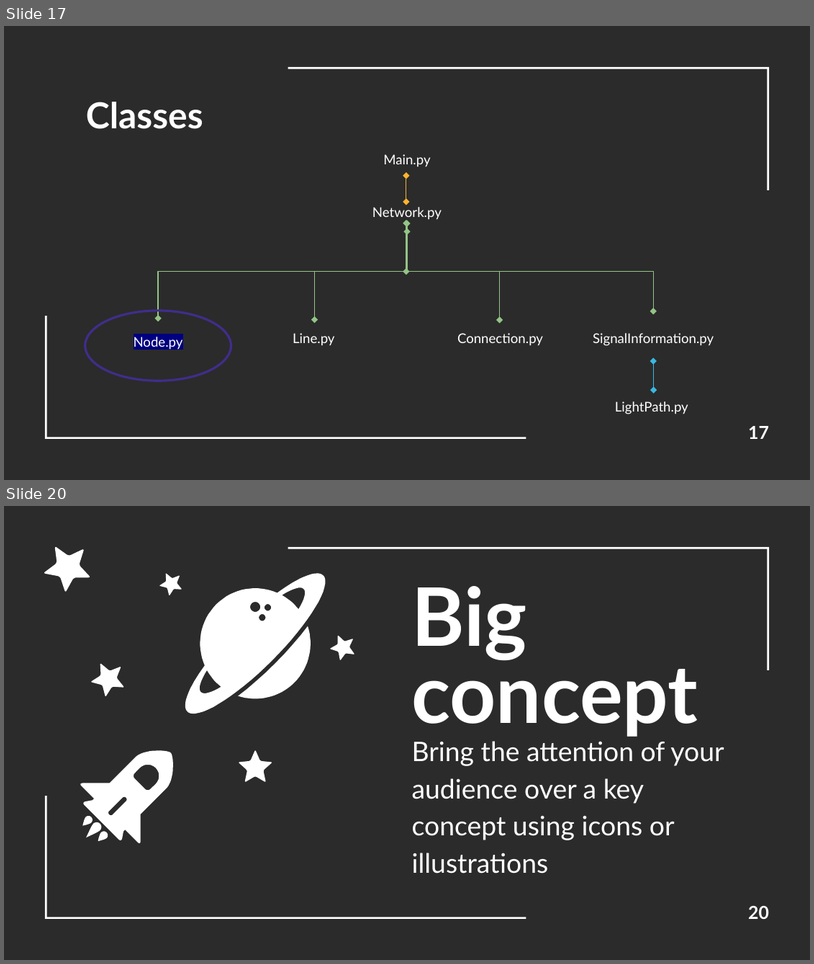
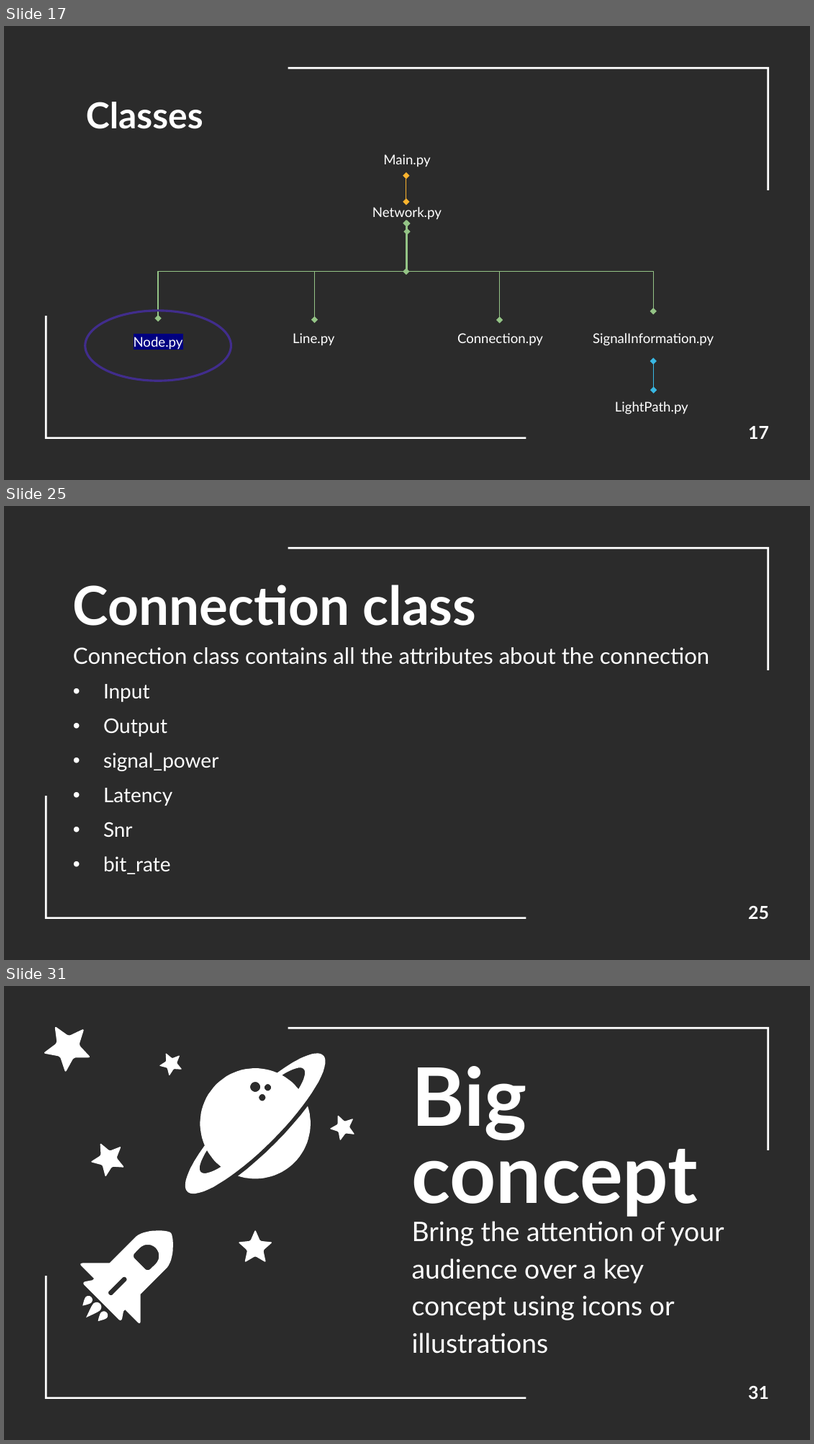
Before and after one commit to RenatoParker/OON_LabsProject, a slide deck: Presentazione esame OOP.pptx. Shown one above the other, each under a label of ours: slides 17 and 20 before the commit, slides 17, 25 and 31 after it; the slides between them are not shown. The pictures are 814x964 and 814x1444 pixels, drawn with LibreOffice and Linux fonts; fonts in the diff are those of the drawing; background and template pictures are left out; a plain dark background stands for a picture behind light text. Boxes give left, top, right and bottom in pixels: in the first picture for what was removed or moved away, otherwise in the second. Text is boxed around its words. In the diff, an @@ line names an element or a change of style, - is before the commit and + after.

Commit message:
SNR and latency barchart

```diff
--- a/Presentazione esame OOP.pptx
+++ b/Presentazione esame OOP.pptx
@@ slide 25 added at (x1=4, y1=506, x2=810, y2=960), background picture (left out); not listed: 2 template elements that a slide beside it also shows @@
@@ title added at (x1=73, y1=584, x2=477, y2=626), 48 pt, text #FFFFFF, bold @@
+Connection class
@@ subtitle added at (x1=73, y1=647, x2=710, y2=874), 20 pt, text #FFFFFF @@
+Connection class contains all the attributes about the connection
+• Input
+• Output
+• signal_power
+• Latency
+• Snr
+• bit_rate
@@ page number added at (x1=748, y1=906, x2=769, y2=919), 16 pt, text #FFFFFF, bold @@
+25
@@ what was slide 20 is now slide 31 @@
@@ page number at (x1=748, y1=1386, x2=769, y2=1399): text changed @@
-20
+31
```
Also in this commit, not shown: 4 slides changed, 12 other slides added, 8 slides removed, 3 other files.
